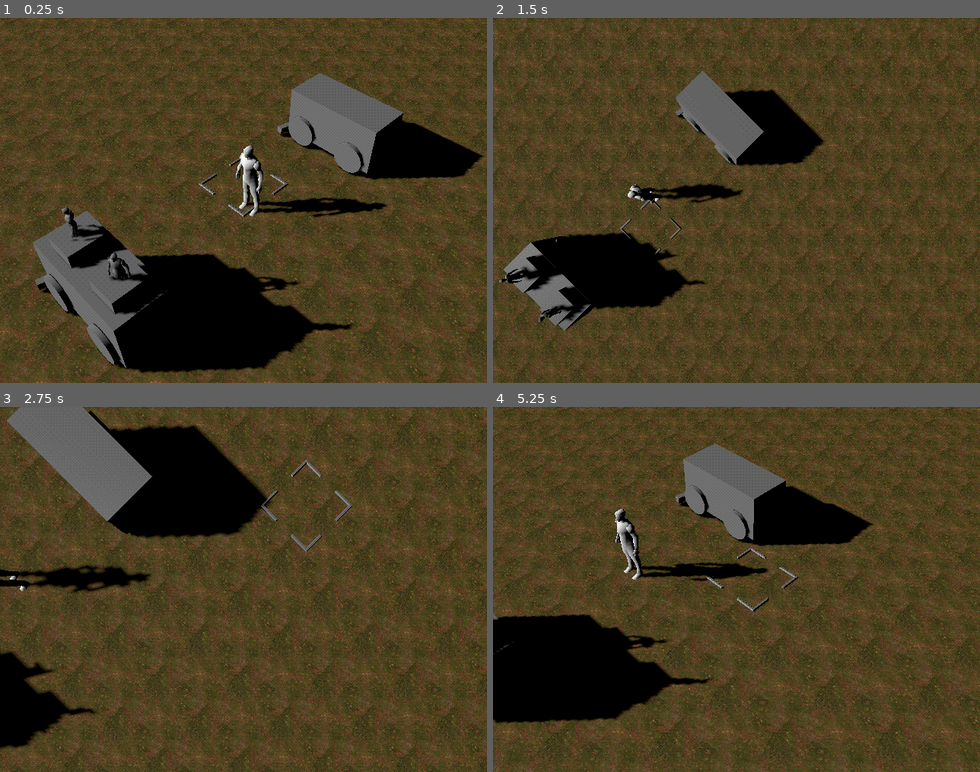
Above: before the commit, frames 1-4 (two rows, left to right).
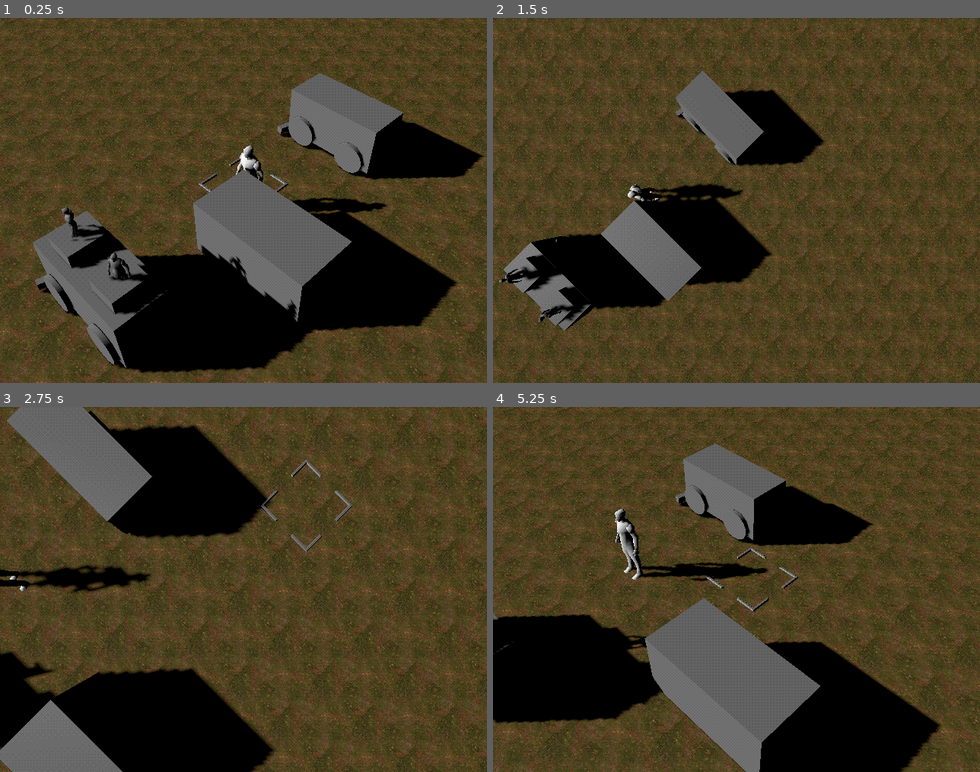
Above: after the commit, the same moments.

Repository: LucasBoe/Fiction
Game: Godot game, scene res://scenes/main.tscn
The game is run twice, just before and just after one commit, with the same random seed, the same clock (stepped at 60 frames per second) and the same inputs.
Inputs (mouse positions are in pixels of both pictures, inside the frame that each line leads up to):
- Up to frame 1 (0.25 s): no input
- Up to frame 2 (1.5 s): tap Enter at 0.5 s; move the mouse to (843, 182) at 0.52 s; hold D (move_right) 0.53-1.25 s; tap Tab (toggle_camera) at 0.6 s; click (843, 182) at 0.67 s; drag from (639, 218) to (712, 273) at 1.27 s
- Up to frame 3 (2.75 s): tap Space at 2 s; move the mouse to (292, 509) at 2.02 s; hold D (move_right) from 2.03 s (still down); tap Mouse wheel down (zoom_out) at 2.1 s; click (292, 509) at 2.17 s
- Up to frame 4 (5.25 s): release D (move_right) at 2.75 s; drag from (712, 662) to (590, 534) at 2.77 s; tap Enter at 3.5 s; move the mouse to (882, 644) at 3.52 s; hold A (move_left) 3.53-4.25 s; tap Mouse wheel up (zoom_in) at 3.6 s; click (882, 644) at 3.67 s; drag from (590, 534) to (663, 498) at 4.27 s; tap Space at 5 s; move the mouse to (760, 589) at 5.02 s; hold S (move_back) from 5.03 s (still down); tap Tab (toggle_camera) at 5.1 s; click (760, 589) at 5.17 s

The runs differ from the first frame. In frame 1, 13% of the frame differs, in the area x 39-95%, y 40-86%; in frame 2, 6.1%; in frame 3, 12%; in frame 4, 17%, in the area x 31-93%, y 52-100%.

Commit message:
ADDED: dragging and dropping support for waggons

Diff:
--- a/scenes/main.tscn
+++ b/scenes/main.tscn
@@ -10,6 +10,7 @@
 [ext_resource type="ArrayMesh" uid="uid://bjo3x4nsnv0fp" path="res://meshes/selection_Cursor.obj" id="4_tbgi4"]
 [ext_resource type="ArrayMesh" uid="uid://bmksaghu3xk6k" path="res://meshes/humans/human_base.obj" id="6_tefeu"]
 [ext_resource type="Shader" uid="uid://dinex0pt02ggc" path="res://shaders/ps1_models.gdshader" id="7_tipki"]
+[ext_resource type="PackedScene" uid="uid://flemoc77kr28" path="res://scenes/wagons/wagon.tscn" id="8_a8y0u"]
 [ext_resource type="PackedScene" uid="uid://dmjrrpq5hre60" path="res://scenes/wagons/wagon_barricade.tscn" id="11_ya4ey"]
 [ext_resource type="Script" uid="uid://bj8fnwhl8p0bo" path="res://scripts/autoload/entity_handler.gd" id="12_eb6dy"]
 [ext_resource type="PackedScene" uid="uid://cdld48i2gfx8s" path="res://scenes/wagons/wagon_archer.tscn" id="13_trceg"]
@@ -121,6 +122,11 @@
 [node name="Cursor" type="MeshInstance3D" parent="RaycastHandler"]
 mesh = ExtResource("4_tbgi4")
 
+[node name="PlayerContent" type="Node3D" parent="."]
+
+[node name="Wagon" parent="PlayerContent" instance=ExtResource("8_a8y0u")]
+transform = Transform3D(1, 0, 0, 0, 1, 0, 0, 0, 1, 1, 0, 0.5)
+
 [node name="DirectionalLight3D" type="DirectionalLight3D" parent="."]
 transform = Transform3D(0.804324, -9.58829e-08, -0.594191, 0.358686, 0.797247, 0.485533, 0.473717, -0.603653, 0.641245, 0, 10, 0)
 shadow_enabled = true
--- a/scripts/map_loader.gd
+++ b/scripts/map_loader.gd
@@ -5,8 +5,6 @@
 signal loaded_map
 
 func _ready():
-	#Waits one frame, so that every variable is connected -> is needed for the nav mesh to rebuild
-	await get_tree().process_frame
 	var random_map = get_all_file_paths(map_folder_path).pick_random()
 	load_map_from_path(random_map)
 
--- a/scripts/raycast_handler.gd
+++ b/scripts/raycast_handler.gd
@@ -5,30 +5,54 @@
 @onready var cursor_3d = $Cursor
 
 var currently_hovered_moveable
+var currently_dragging : Moveable
+var pickup_offset : Vector3
+var pickup_location : Vector3
 
 func _process(delta):
 
-	currently_hovered_moveable = raycast_for_object(Moveable)
+	var space_state = get_world_3d().direct_space_state
+	var mouse_pos: Vector2 = get_viewport().get_mouse_position()
+	var cam = camera_handler.get_current_camera()
 
+	currently_hovered_moveable = PhysicsUtil.raycast_for_object(space_state, mouse_pos, cam, Moveable)
+
+	var raw_pos = get_mouse_on_y0_plane()
 	var grid_pos = raycast_for_position_on_grid()
 	if grid_pos != null:
 		cursor_3d.global_position = grid_pos + Vector3(0, .025, 0)
 
-	if (currently_hovered_moveable != null):
-		print("hover moveable")
+	cursor_3d.visible = currently_dragging == null
 
-func raycast_for_object(target_class_type):
-	var space_state = get_world_3d().direct_space_state
-	var mouse_pos: Vector2 = get_viewport().get_mouse_position()
-	var cam = camera_handler.get_current_camera()
-	var origin = cam.project_ray_origin(mouse_pos)
-	var end = origin + cam.project_ray_normal(mouse_pos) * 100
-	var query = PhysicsRayQueryParameters3D.create(origin, end)
-	query.collide_with_areas = true
-	var result = space_state.intersect_ray(query)
+	var lmb_pressed = Input.is_mouse_button_pressed(1)
 
-	if (result.size() > 0 and is_instance_of(result.collider, target_class_type)):
-		return result.collider
+	if currently_dragging:
+
+		var size = Vector3(currently_dragging.grid_size.x, 1, currently_dragging.grid_size.y)
+		var check_pos : Vector3 = (grid_pos + pickup_offset)
+		var check_offset = - Vector3(currently_dragging.grid_size.x / 2.0, 0, currently_dragging.grid_size.y / 2.0)
+
+		var count = PhysicsUtil.boxcast_for_objects(space_state, check_pos, size).size()
+		var obstructed = count > 1
+
+		if not obstructed:
+			currently_dragging.global_position = grid_pos + pickup_offset
+		else:
+			currently_dragging.global_position = raw_pos + pickup_offset
+
+		#DebugDraw3D.draw_box(check_pos + check_offset, Quaternion.IDENTITY,size, Color.RED if obstructed else Color.GREEN)
+
+		if not lmb_pressed:
+
+			if obstructed:
+				currently_dragging.global_position = pickup_location
+
+			currently_dragging = null
+
+	elif currently_hovered_moveable and lmb_pressed:
+		pickup_location = currently_hovered_moveable.global_position
+		pickup_offset = currently_hovered_moveable.global_position - grid_pos
+		currently_dragging = currently_hovered_moveable
 
 func raycast_for_position_on_grid():
 	var hit_pos = get_mouse_on_y0_plane()
--- /dev/null
+++ b/scripts/utility/physics_util.gd
@@ -0,0 +1,41 @@
+extends RefCounted
+class_name PhysicsUtil
+
+## Returns all colliders inside an axis-aligned box in world space.
+## - origin: any Node3D in the same World3D (usually `self`)
+## - center: world position of the box center
+## - size: full width/height/depth (not half-extents)
+static func boxcast_for_objects(
+	space_state,
+	center: Vector3,
+	size: Vector3,
+	collision_mask: int = 0xFFFFFFFF,
+	max_results: int = 32
+) -> Array[Dictionary]:
+
+	# Safety: avoid invalid boxes
+	if size.x <= 0.0 or size.y <= 0.0 or size.z <= 0.0:
+		return []
+
+	var box := BoxShape3D.new()
+	box.size = size   # full size, not half-extents
+
+	var params := PhysicsShapeQueryParameters3D.new()
+	params.shape = box
+	params.transform = Transform3D(Basis(), center)  # axis-aligned box at `center`
+	params.collision_mask = collision_mask
+	params.collide_with_bodies = true
+	params.collide_with_areas = true
+
+	# Returns Array[Dictionary] with keys: "collider", "rid", "shape", "collider_id"
+	return space_state.intersect_shape(params, max_results)
+
+static  func raycast_for_object(space_state, mouse_pos, cam, target_class_type):
+	var origin = cam.project_ray_origin(mouse_pos)
+	var end = origin + cam.project_ray_normal(mouse_pos) * 100
+	var query = PhysicsRayQueryParameters3D.create(origin, end)
+	query.collide_with_areas = true
+	var result = space_state.intersect_ray(query)
+
+	if (result.size() > 0 and is_instance_of(result.collider, target_class_type)):
+		return result.collider
Not shown: 1 places in scenes/main.tscn that only renumber resources
Not shown: 1 places in scenes/maps/map_default.tscn that only renumber resources
Renamed: scenes/wagon.tscn -> scenes/wagons/wagon.tscn
Not shown, added: scripts/utility/physics_util.gd.uid
